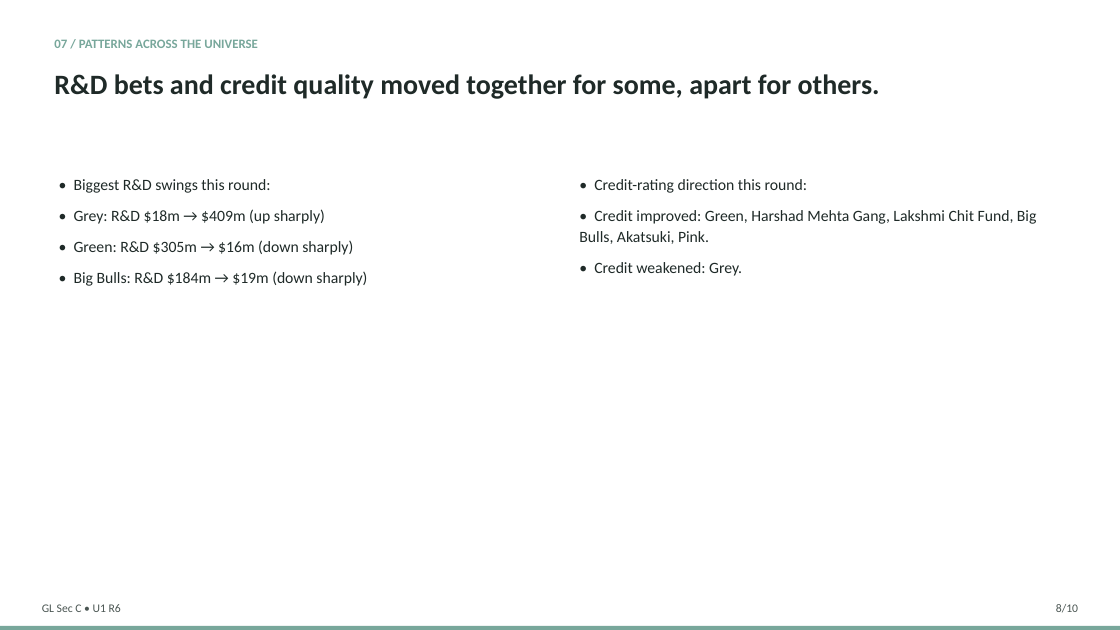
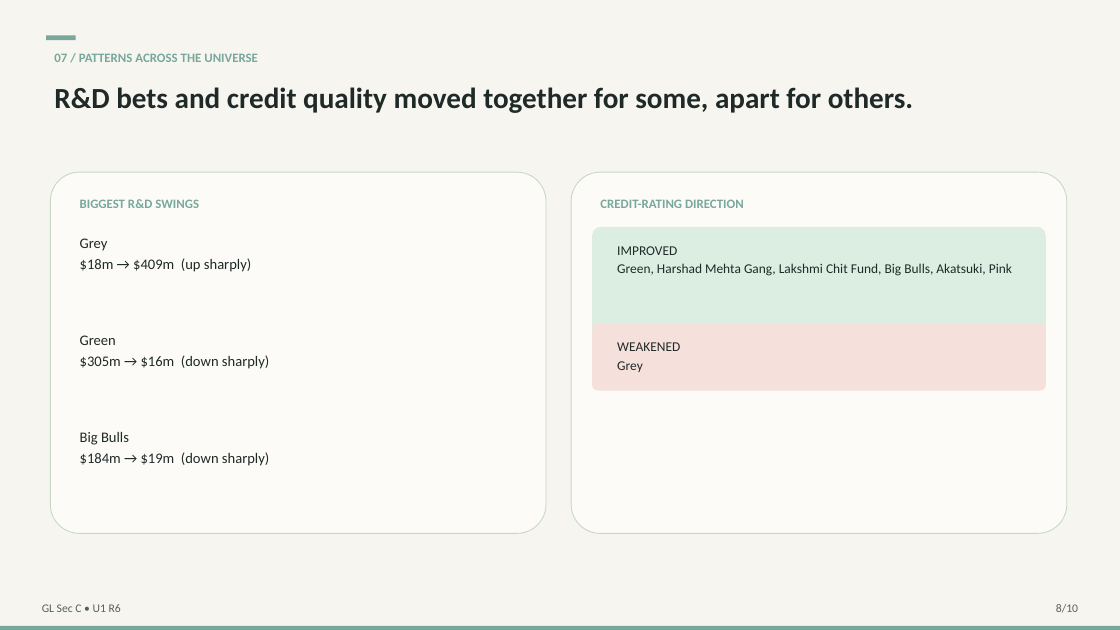
Before and after one commit to swapnilsahoo/swapnilsahoo-next, a slide deck: slide 8 of public/documents/business-simulation/round-6/section-c/section-c-round6-universe1-debrief.pptx. Drawn at 1120x630 pixels with LibreOffice and Linux fonts; fonts in the diff are those of the drawing. Boxes give left, top, right and bottom in pixels: in the first picture for what was removed or moved away, otherwise in the second. Text is boxed around its words. In the diff, an @@ line names an element or a change of style, - is before the commit and + after.

```diff
--- a/public/documents/business-simulation/round-6/section-c/section-c-round6-universe1-debrief.pptx
+++ b/public/documents/business-simulation/round-6/section-c/section-c-round6-universe1-debrief.pptx
@@ background #FFFFFF to #F7F5F0 @@
@@ text "07 / PATTERNS ACROSS THE ...": place and size @@
-text "07 / PATTERNS ACROSS THE ..." at (54, 39, 258, 48)
+text "07 / PATTERNS ACROSS THE ..." at (54, 53, 258, 62)
@@ rectangle added at (46, 35, 76, 40), fill #78A79B @@
@@ text "R&D bets and credit quality ...": place and size @@
-text "R&D bets and credit quality ..." at (54, 74, 880, 99)
+text "R&D bets and credit quality ..." at (54, 87, 913, 113)
@@ text "R&D bets and credit quality ..." at (54, 87, 913, 113): size 24 to 25 pt @@
@@ rounded rectangle added at (50, 172, 546, 534), fill #FCFBF8, outline #C3D8C5 0.75 pt @@
@@ text removed at (74, 179, 367, 286) @@
-• Biggest R&D swings this round:
-• Grey: R&D $18m → $409m (up sharply)
-• Green: R&D $305m → $16m (down sharply)
-• Big Bulls: R&D $184m → $19m (down sharply)
@@ rounded rectangle added at (571, 172, 1067, 534), fill #FCFBF8, outline #C3D8C5 0.75 pt @@
@@ text added at (80, 199, 199, 208), 11 pt, text #78A79B, bold @@
+BIGGEST R&D SWINGS
@@ text added at (600, 199, 744, 208), 11 pt, text #78A79B, bold @@
+CREDIT-RATING DIRECTION
@@ text added at (80, 238, 251, 272), 12.5 pt, text #1F2A28 @@
+Grey
+$18m → $409m (up sharply)
@@ rounded rectangle added at (592, 227, 1046, 336), fill #DCEEE2 @@
@@ text at (617, 246, 1012, 276): text changed; size 13.5 to 11.5 pt @@
-• Credit-rating direction this round:
-• Credit improved: Green, Harshad Mehta Gang, Lakshmi Chit Fund, Big Bulls, Akatsuki, Pink.
-• Credit weakened: Grey.
+IMPROVED
+Green, Harshad Mehta Gang, Lakshmi Chit Fund, Big Bulls, Akatsuki, Pink
@@ rounded rectangle added at (592, 323, 1046, 391), fill #F6E0DC @@
@@ text added at (80, 335, 269, 369), 12.5 pt, text #1F2A28 @@
+Green
+$305m → $16m (down sharply)
@@ text added at (617, 342, 680, 372), 11.5 pt, text #1F2A28 @@
+WEAKENED
+Grey
@@ text added at (80, 432, 269, 466), 12.5 pt, text #1F2A28 @@
+Big Bulls
+$184m → $19m (down sharply)
@@ text "GL Sec C • U1 ..." at (42, 604, 121, 612): text colour #4A5552 to #55605D @@
@@ text "8/10" at (1056, 604, 1078, 613): text colour #4A5552 to #55605D @@
```
Also in this commit, not shown: 9 other slides changed, 5 other files.
